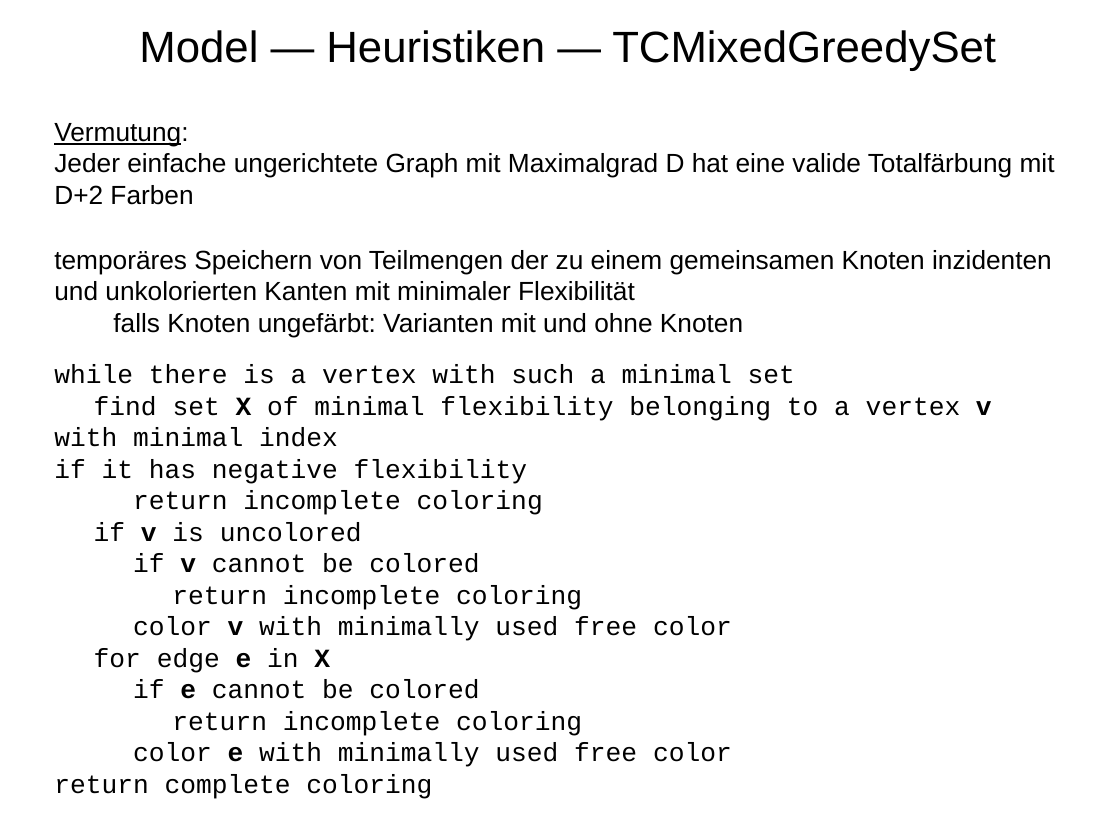
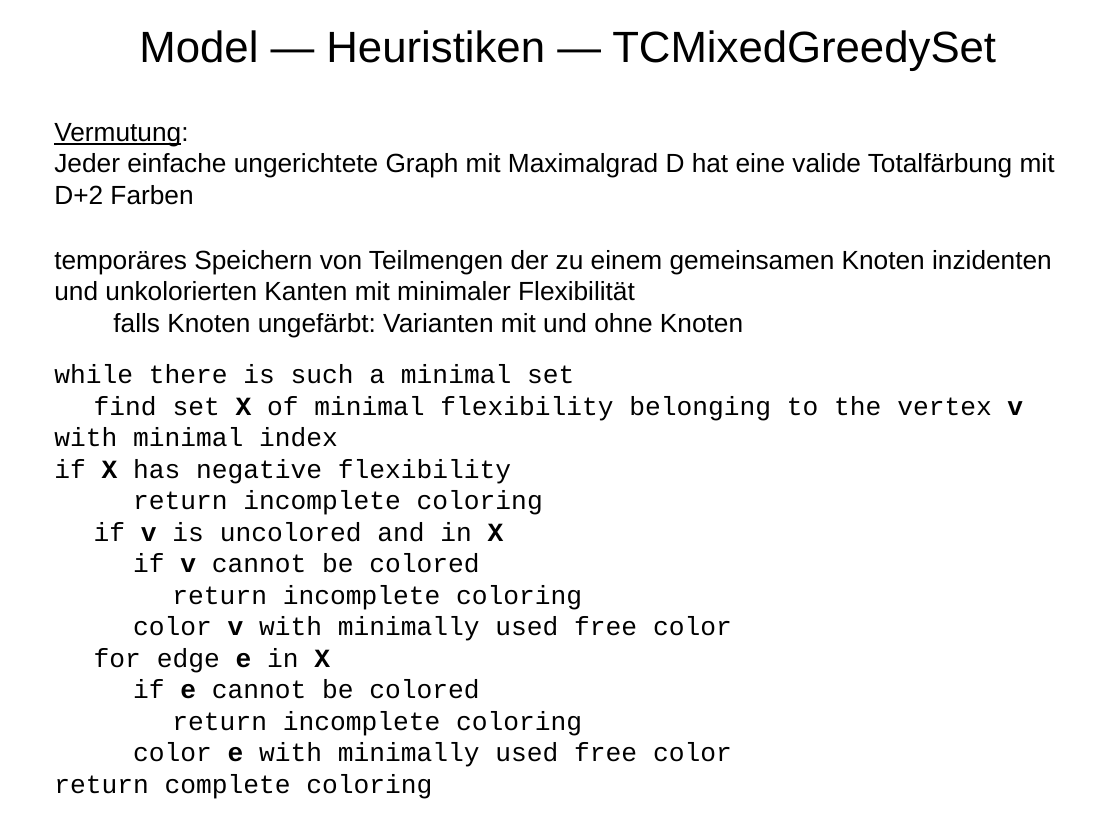
Before and after one commit to bernihoh/PSE, a slide deck: slide 9 of Entwurf/presentation.pptx. Drawn at 1120x840 pixels with LibreOffice and Linux fonts; fonts in the diff are those of the drawing. Boxes give left, top, right and bottom in pixels: in the first picture for what was removed or moved away, otherwise in the second. Text is boxed around its words. In the diff, an @@ line names an element or a change of style, - is before the commit and + after.

```diff
--- a/Entwurf/presentation.pptx
+++ b/Entwurf/presentation.pptx
@@ text at (x1=54, y1=365, x2=1023, y2=484): text changed @@
-while there is a vertex with such a minimal set
-    find set X of minimal flexibility belonging to a vertex v with minimal index
-    if it has negative flexibility
+while there is such a minimal set
+    find set X of minimal flexibility belonging to the vertex v with minimal index
+    if X has negative flexibility
@@ text at (x1=94, y1=523, x2=504, y2=542): text changed @@
-    if v is uncolored
+    if v is uncolored and in X
```
Also in this commit, not shown: 7 other slides changed, 16 slides added, 2 slides removed, 2 other files.
